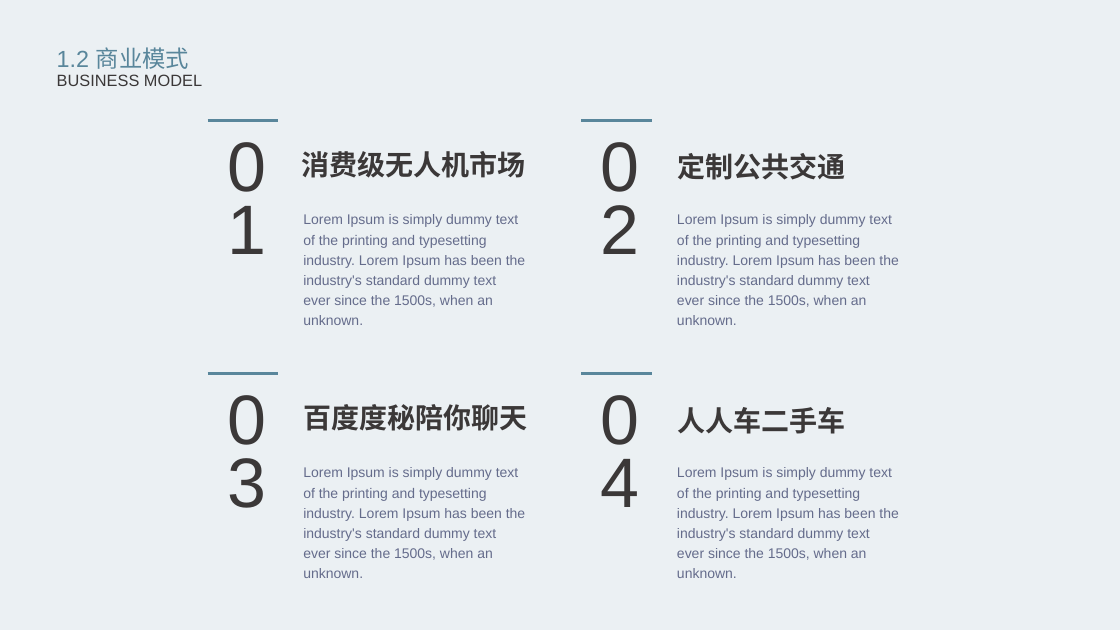
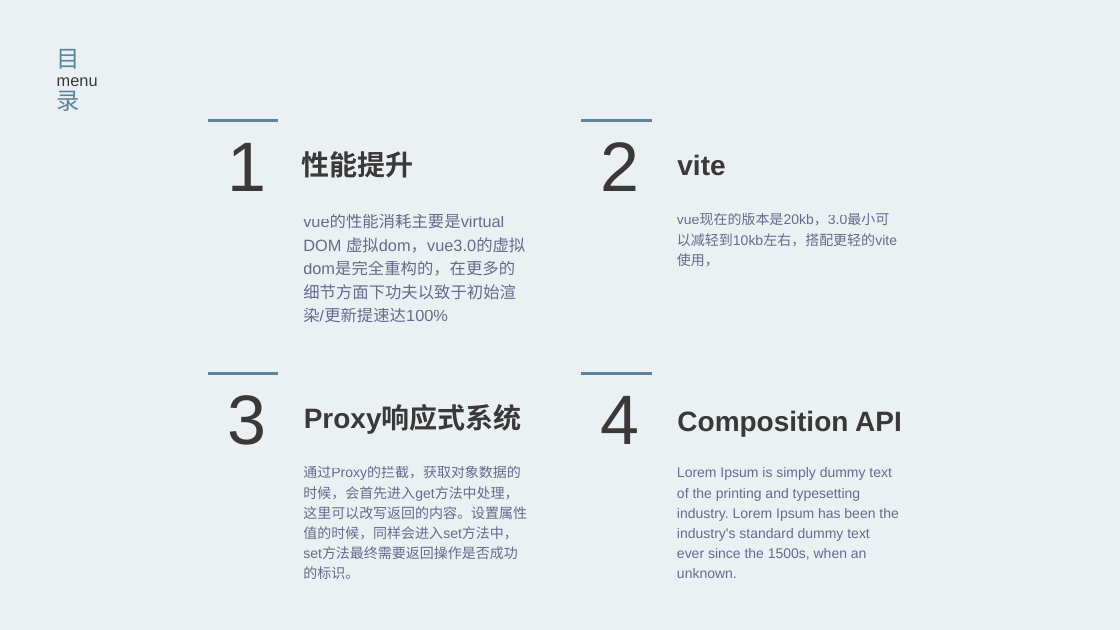
Before and after one commit to jgsrty/vite-demo, a slide deck: slide 3 of rty-share-2020-07-31.pptx (slide 6 before the commit). Drawn at 1120x630 pixels with LibreOffice and Linux fonts; fonts in the diff are those of the drawing. Boxes give left, top, right and bottom in pixels: in the first picture for what was removed or moved away, otherwise in the second. Text is boxed around its words. In the diff, an @@ line names an element or a change of style, - is before the commit and + after.

```diff
--- a/rty-share-2020-07-31.pptx
+++ b/rty-share-2020-07-31.pptx
@@ text at box(57, 49, 80, 111): text changed @@
-1.2 商业模式
+目录
@@ text at box(57, 77, 98, 86): text changed @@
-BUSINESS MODEL
+menu
@@ text at box(227, 143, 266, 191): text changed @@
-01
+1
@@ text at box(601, 142, 640, 191): text changed @@
-02
+2
@@ text at box(302, 151, 414, 178): text changed @@
-消费级无人机市场
+性能提升
@@ text at box(677, 154, 725, 176): text changed @@
-定制公共交通
+vite
@@ text at box(303, 214, 525, 323): text changed; size 12 to 14 pt @@
-Lorem Ipsum is simply dummy text of the printing and typesetting industry. Lorem Ipsum has been the industry's standard dummy text ever since the 1500s, when an unknown.
+vue的性能消耗主要是virtual DOM 虚拟dom，vue3.0的虚拟dom是完全重构的，在更多的细节方面下功夫以致于初始渲染/更新提速达100%
@@ text at box(677, 213, 897, 246): text changed @@
-Lorem Ipsum is simply dummy text of the printing and typesetting industry. Lorem Ipsum has been the industry's standard dummy text ever since the 1500s, when an unknown.
+vue现在的版本是20kb，3.0最小可以减轻到10kb左右，搭配更轻的vite使用，
@@ text at box(227, 395, 266, 445): text changed @@
-03
+3
@@ text at box(304, 406, 522, 433): text changed @@
-百度度秘陪你聊天
+Proxy响应式系统
@@ text at box(601, 396, 640, 444): text changed @@
-04
+4
@@ text at box(677, 410, 902, 436): text changed @@
-人人车二手车
+Composition API
@@ text at box(303, 466, 527, 579): text changed @@
-Lorem Ipsum is simply dummy text of the printing and typesetting industry. Lorem Ipsum has been the industry's standard dummy text ever since the 1500s, when an unknown.
+通过Proxy的拦截，获取对象数据的时候，会首先进入get方法中处理，这里可以改写返回的内容。设置属性值的时候，同样会进入set方法中，set方法最终需要返回操作是否成功的标识。
```
Also in this commit, not shown: 5 other slides changed, 6 slides added, 16 slides removed, 2 other files.
